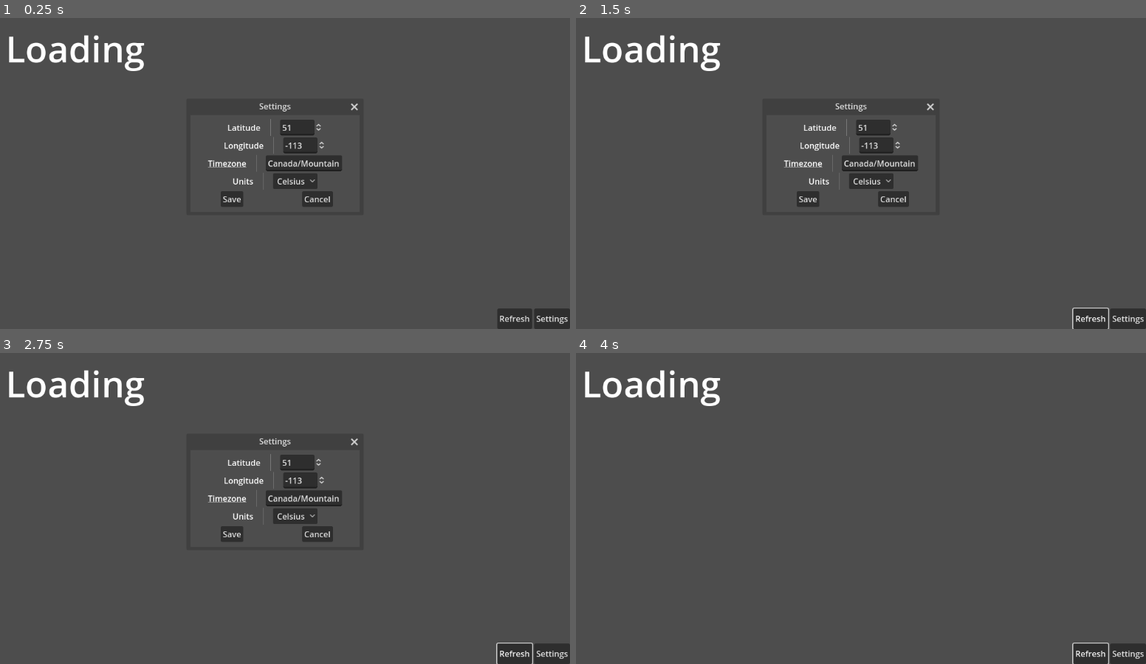
Above: before the commit, frames 1-4 (two rows, left to right).
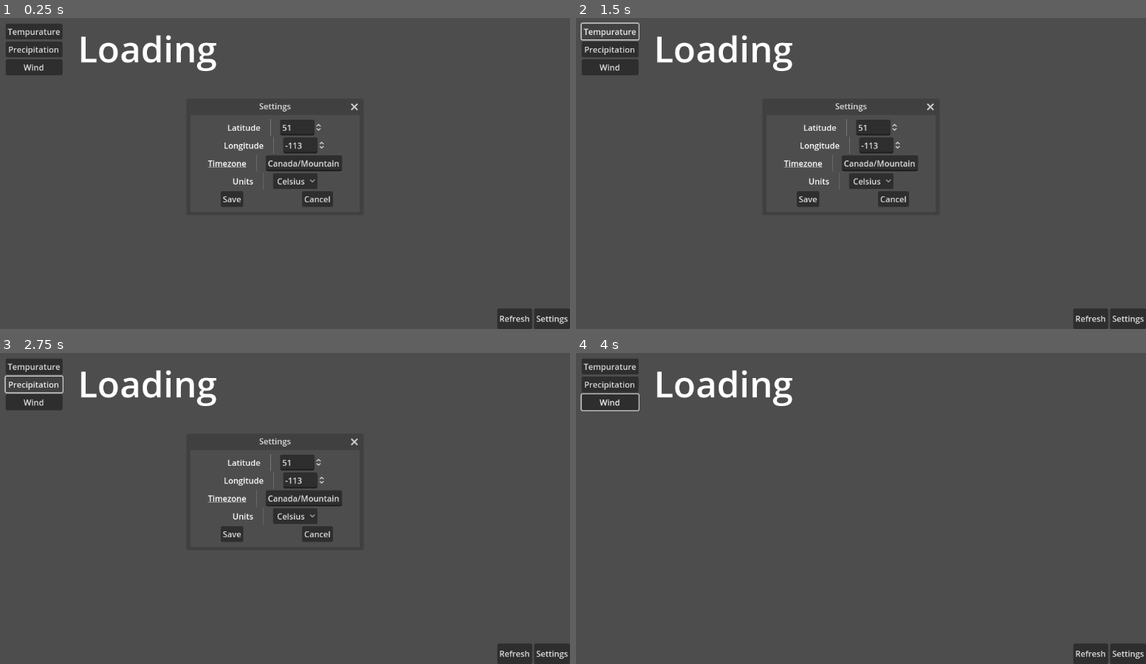
Above: after the commit, the same moments.

Repository: Shuflduf/SWeather
Game: Godot game, scene res://main.tscn
The game is run twice, just before and just after one commit, with the same random seed, the same clock (stepped at 60 frames per second) and the same inputs.
Inputs (mouse positions are in pixels of both pictures, inside the frame that each line leads up to):
- Up to frame 1 (0.25 s): no input
- Up to frame 2 (1.5 s): click "Refresh" at 0.5 s; click (610, 30) at 1.25 s, where only the run after the commit has a clickable "Tempurature"
- Up to frame 3 (2.75 s): click (34, 384) at 2 s, where only the run after the commit has a clickable "Precipitation"
- Up to frame 4 (4 s): click (610, 402) at 2.75 s, where only the run after the commit has a clickable "Wind"; click "Save" at 3.5 s

The runs differ from the first frame. In frame 1, 2.6% of the frame differs, in the area x 1-38%, y 1-19%; in frame 2, 2.5%; in frame 3, 2.5%; in frame 4, 2.7%, in the area x 0-94%, y 1-100%.
Error before the commit: Trying to assign value of type 'Nil' to a variable of type 'Dictionary'. (res://main.gd:72)
Error after the commit: Trying to assign value of type 'Nil' to a variable of type 'Dictionary'. (res://main.gd:71)

Commit message:
prepare for per type formatting

Diff:
--- a/main.gd
+++ b/main.gd
@@ -1,13 +1,11 @@
 extends Control
 
 @onready var http: HTTPRequest = $HTTPRequest
+@onready var tabs: VBoxContainer = $MarginContainer/HBoxContainer/Tabs
 
 const url = "https://api.open-meteo.com/v1/forecast"
-const tags = [
-			"hourly=temperature_2m",
-			"current=temperature_2m" ]
 
-var custom_tags = [
+var persistent_tags = [
 			"latitude",
 			"longitude",
 			"timezone" ]
@@ -30,15 +28,14 @@
 var longitude = -113
 var latitude = 51
 var timezone = "Canada/Mountain"
-
 var celsius = true
 
 func _ready() -> void:
 	request()
 
 func request():
-	%Temperature.text = "Loading"
-	for i in %Temps.get_children():
+	%Main.text = "Loading"
+	for i in %Forecast.get_children():
 		i.queue_free()
 	http.request(make_url())
 
@@ -49,15 +46,16 @@
 	if !celsius:
 		new_url += "temperature_unit=fahrenheit&"
 
-	for tag in tags:
-		new_url += tag
-		new_url += "&"
+	for tab in tabs.get_children():
+		for tag in tab.info:
+			new_url += tag
+			new_url += "&"
 
 
 	var custom_tag_values = [latitude, longitude, timezone]
 
-	for i in custom_tags.size():
-		var tag = custom_tags[i]
+	for i in persistent_tags.size():
+		var tag = persistent_tags[i]
 		var value = custom_tag_values[i]
 		new_url += tag + "="
 		new_url += str(value)
@@ -65,12 +63,13 @@
 
 
 	new_url = new_url.rstrip("&")
+	print(new_url)
 	return new_url
 
 func _on_http_request_request_completed(_r, _r_code, _h, body: PackedByteArray) -> void:
 	FileAccess.open("data.json", FileAccess.WRITE).store_buffer(body)
 	var data: Dictionary = JSON.parse_string(body.get_string_from_utf8())
-	%Temperature.text = str(data["current"]["temperature_2m"]).pad_decimals(1)
+	%Main.text = str(data["current"]["temperature_2m"]).pad_decimals(1)
 
 	var current_day: int
 	var current_hour = Time.get_datetime_dict_from_system()
@@ -80,7 +79,7 @@
 		var day = full_time.substr(8, 2)
 		if current_day != int(day):
 			current_day = int(day)
-			%Temps.add_child(HSeparator.new())
+			%Forecast.add_child(HSeparator.new())
 
 		var int_hour = int(full_time.substr(11, 2))
 		if int_hour < current_hour["hour"] and int(day) <= current_hour["day"]:
--- a/main.tscn
+++ b/main.tscn
@@ -1,6 +1,7 @@
-[gd_scene load_steps=3 format=3 uid="uid://cea47gh2npyxr"]
+[gd_scene load_steps=4 format=3 uid="uid://cea47gh2npyxr"]
 
 [ext_resource type="Script" path="res://main.gd" id="1_27w4e"]
+[ext_resource type="Script" path="res://weather_button.gd" id="2_4uox2"]
 [ext_resource type="Script" path="res://settings.gd" id="2_swnw0"]
 
 [node name="Main" type="Control"]
@@ -26,22 +27,47 @@
 theme_override_constants/margin_right = 50
 theme_override_constants/margin_bottom = 50
 
-[node name="ScrollContainer" type="ScrollContainer" parent="MarginContainer"]
+[node name="HBoxContainer" type="HBoxContainer" parent="MarginContainer"]
+layout_mode = 2
+theme_override_constants/separation = 30
+
+[node name="Tabs" type="VBoxContainer" parent="MarginContainer/HBoxContainer"]
+layout_mode = 2
+
+[node name="Temperature" type="Button" parent="MarginContainer/HBoxContainer/Tabs"]
+layout_mode = 2
+text = "Tempurature"
+script = ExtResource("2_4uox2")
+info = Array[String](["hourly=temperature_2m", "current=temperature_2m"])
+
+[node name="Precipitation" type="Button" parent="MarginContainer/HBoxContainer/Tabs"]
+layout_mode = 2
+text = "Precipitation"
+script = ExtResource("2_4uox2")
+info = Array[String](["hourly=precipitation", "hourly=precipitation_probability"])
+
+[node name="Wind" type="Button" parent="MarginContainer/HBoxContainer/Tabs"]
+layout_mode = 2
+text = "Wind"
+script = ExtResource("2_4uox2")
+info = Array[String](["hourly=wind_speed_10m", "hourly=wind_direction_10m"])
+
+[node name="ScrollContainer" type="ScrollContainer" parent="MarginContainer/HBoxContainer"]
 clip_contents = false
 layout_mode = 2
 horizontal_scroll_mode = 0
 vertical_scroll_mode = 3
 
-[node name="VBoxContainer" type="VBoxContainer" parent="MarginContainer/ScrollContainer"]
-layout_mode = 2
-
-[node name="Temperature" type="Label" parent="MarginContainer/ScrollContainer/VBoxContainer"]
+[node name="VBoxContainer" type="VBoxContainer" parent="MarginContainer/HBoxContainer/ScrollContainer"]
+layout_mode = 2
+
+[node name="Main" type="Label" parent="MarginContainer/HBoxContainer/ScrollContainer/VBoxContainer"]
 unique_name_in_owner = true
 layout_mode = 2
 theme_override_font_sizes/font_size = 71
 text = "Loading"
 
-[node name="Temps" type="VBoxContainer" parent="MarginContainer/ScrollContainer/VBoxContainer"]
+[node name="Forecast" type="VBoxContainer" parent="MarginContainer/HBoxContainer/ScrollContainer/VBoxContainer"]
 unique_name_in_owner = true
 layout_mode = 2
 
--- /dev/null
+++ b/weather_button.gd
@@ -0,0 +1,7 @@
+class_name WeatherButton
+extends Button
+
+@export var info: Array[String]
+
+func format_data() -> String:
+	return ""
